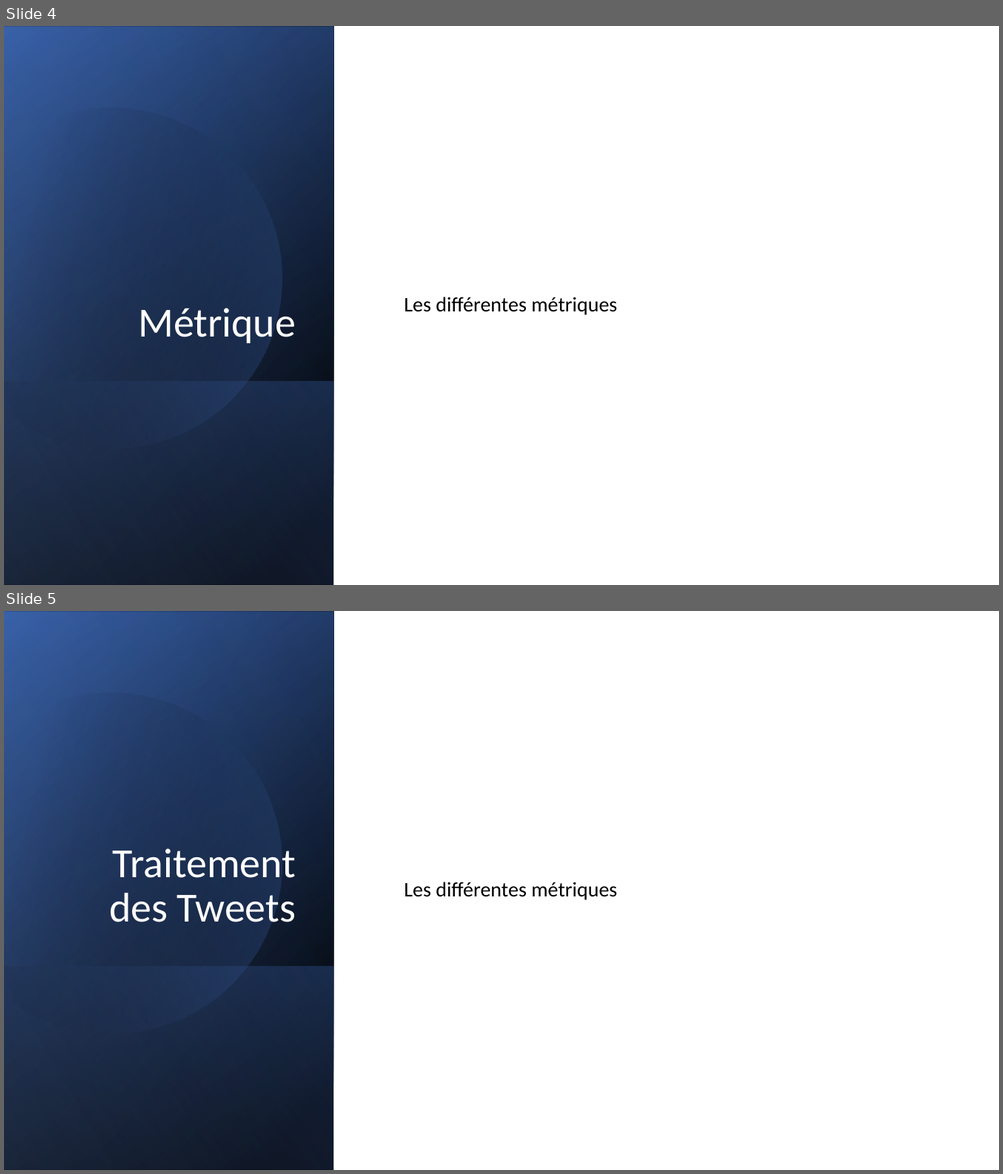
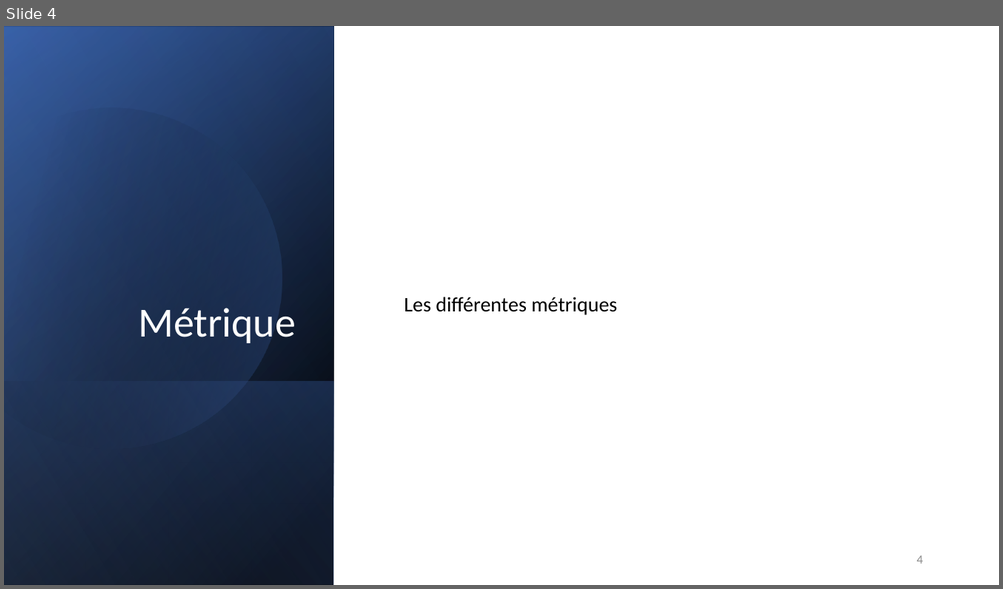
Before and after one commit to Sfix/OC-P07, a slide deck: P07 - Serge Neuman.pptx. Shown one above the other, each under a label of ours: slides 4 and 5 before the commit, slide 4 after it. The pictures are 1003x1174 and 1003x589 pixels, drawn with LibreOffice and Linux fonts; fonts in the diff are those of the drawing. Boxes give left, top, right and bottom in pixels: in the first picture for what was removed or moved away, otherwise in the second. Text is boxed around its words. In the diff, an @@ line names an element or a change of style, - is before the commit and + after.

```diff
--- a/P07 - Serge Neuman.pptx
+++ b/P07 - Serge Neuman.pptx
@@ slide 5 removed at (x1=4, y1=611, x2=999, y2=1170), background #FFFFFF @@
@@ rectangle removed at (x1=4, y1=611, x2=999, y2=1170) @@
@@ rectangle removed at (x1=4, y1=611, x2=334, y2=1170) @@
@@ rectangle removed at (x1=4, y1=612, x2=334, y2=1170) @@
@@ rectangle removed at (x1=4, y1=611, x2=334, y2=1170) @@
@@ freeform shape removed at (x1=4, y1=652, x2=323, y2=1068) @@
@@ title removed at (x1=109, y1=849, x2=296, y2=923) @@
-Traitement des Tweets
@@ text removed at (x1=404, y1=882, x2=617, y2=900) @@
-Les différentes métriques
@@ rectangle removed at (x1=4, y1=966, x2=334, y2=1170) @@
@@ slide 4 changed as well @@
@@ page number added at (x1=916, y1=556, x2=922, y2=564), 12 pt, text #8C8C8C @@
+4
```
Also in this commit, not shown: 5 other slides changed, 6 slides added, 10 other files.
